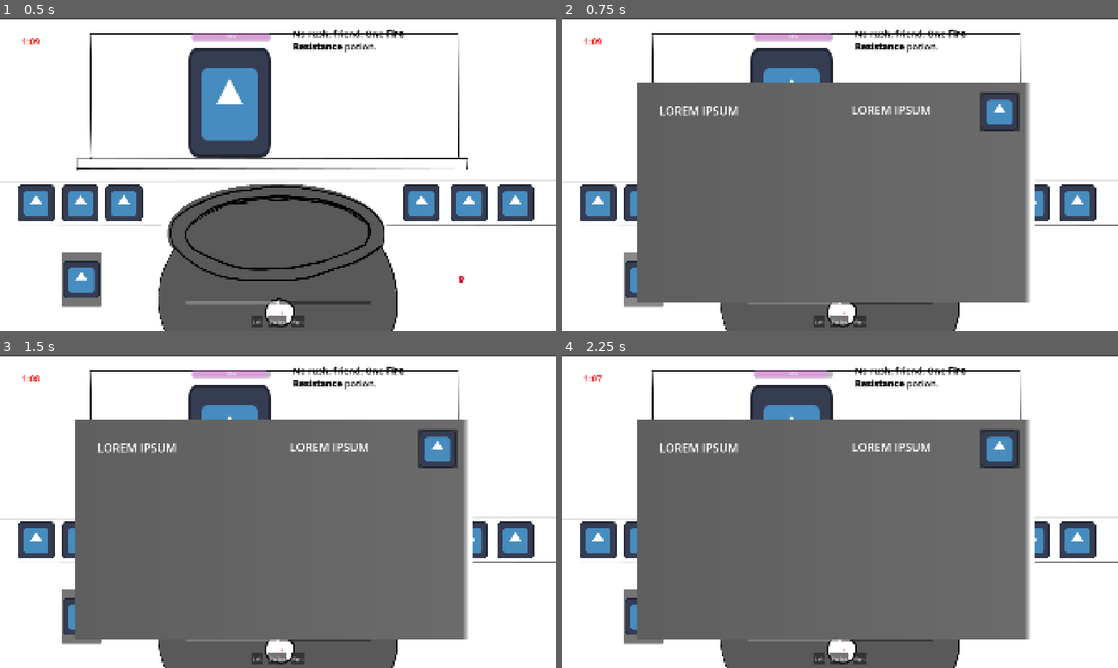
Above: before the commit, frames 1-4 (two rows, left to right).
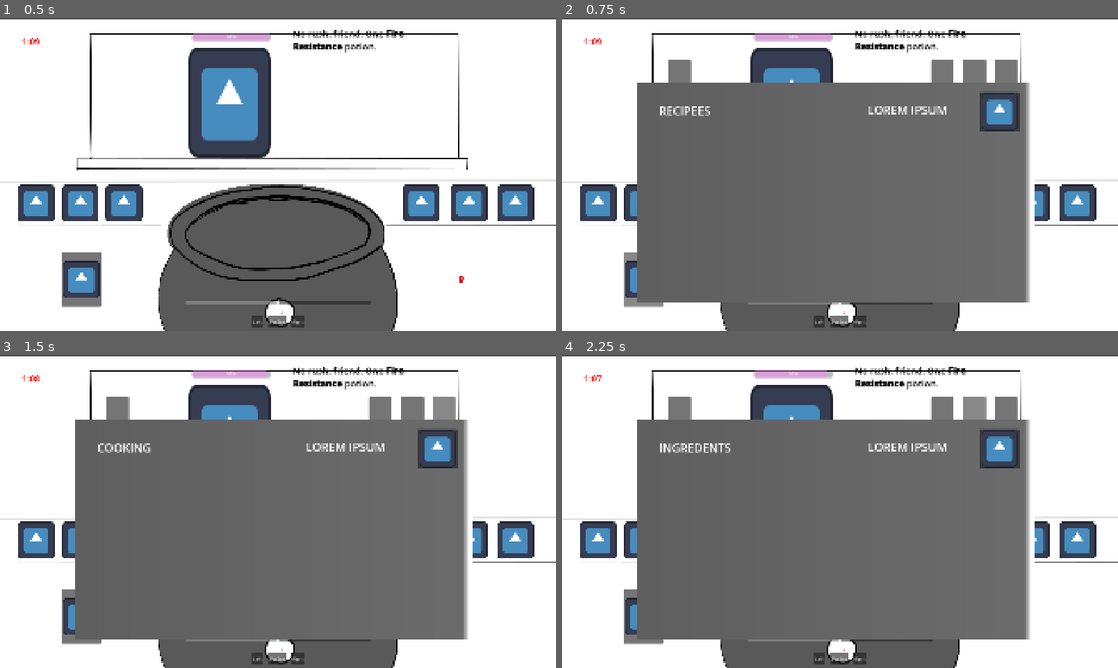
Above: after the commit, the same moments.

Repository: Eko199/Sugaming-Game-Jam-2026
Game: Godot game, scene res://main.tscn
The game is run twice, just before and just after one commit, with the same random seed, the same clock (stepped at 60 frames per second) and the same inputs. The engine's default icon, where the game draws it, is replaced by a stand-in: a white triangle on a blue panel in a dark square.
Inputs (mouse positions are in pixels of both pictures, inside the frame that each line leads up to):
- Up to frame 1 (0.5 s): no input
- Up to frame 2 (0.75 s): click (645, 280) at 0.5 s
- Up to frame 3 (1.5 s): click (444, 414) at 1.27 s
- Up to frame 4 (2.25 s): click (973, 414) at 2.02 s

Frame 1 is identical in both runs. In frame 2, 1.8% of the frame differs, in the area x 18-82%, y 13-32%; in frame 3, 1.8%; in frame 4, 1.8%.

Commit message:
Add bookmarks

Diff:
--- a/ui/almanac.gd
+++ b/ui/almanac.gd
@@ -1,10 +1,27 @@
 extends Control
 
+@onready var tutorial: Control = $Tutorial
+@onready var recipees: Control = $Recipees
+@onready var ingredients: Control = $Ingredients
+@onready var cooking: Control = $Cooking
+
+var current_page: Control
+
 func open() -> void:
+	if current_page:
+		current_page.visible = false
+
+	current_page = recipees
+	current_page.visible = true
 	visible = true
 
 func close() -> void:
 	visible = false
+
+func switch_page(page: Control) -> void:
+	current_page.visible = false
+	current_page = page
+	current_page.visible = true
 
 func _on_almanac_pressed() -> void:
 	open()
@@ -15,3 +32,15 @@
 func _unhandled_input(event: InputEvent) -> void:
 	if event.is_action_pressed("ui_cancel") and visible == true:
 		close()
+
+func _on_cooking_btn_pressed() -> void:
+	switch_page(cooking)
+
+func _on_ingredients_btn_pressed() -> void:
+	switch_page(ingredients)
+
+func _on_recipees_btn_pressed() -> void:
+	switch_page(recipees)
+
+func _on_tutorial_btn_pressed() -> void:
+	switch_page(tutorial)
--- a/ui/almanac_control.tscn
+++ b/ui/almanac_control.tscn
@@ -23,6 +23,34 @@
 script = ExtResource("1_j4527")
 metadata/_edit_group_ = true
 
+[node name="CookingBtn" type="Button" parent="." unique_id=702234793]
+layout_mode = 0
+offset_left = 544.0
+offset_top = -490.0
+offset_right = 622.0
+offset_bottom = -360.0
+
+[node name="IngredientsBtn" type="Button" parent="." unique_id=353100691]
+layout_mode = 0
+offset_left = 435.0
+offset_top = -490.0
+offset_right = 513.0
+offset_bottom = -360.0
+
+[node name="RecipeesBtn" type="Button" parent="." unique_id=974889372]
+layout_mode = 0
+offset_left = 323.0
+offset_top = -490.0
+offset_right = 401.0
+offset_bottom = -360.0
+
+[node name="TutorialBtn" type="Button" parent="." unique_id=1085961713]
+layout_mode = 0
+offset_left = -583.0
+offset_top = -490.0
+offset_right = -505.0
+offset_bottom = -360.0
+
 [node name="TextureRect" type="TextureRect" parent="." unique_id=705706127]
 layout_mode = 0
 offset_left = -695.0
@@ -31,30 +59,111 @@
 offset_bottom = 348.0
 texture = SubResource("GradientTexture2D_p7tx1")
 
-[node name="Label" type="Label" parent="." unique_id=2002414573]
+[node name="Exit" type="Button" parent="TextureRect" unique_id=1318284532]
+layout_mode = 0
+offset_left = 1187.0
+offset_top = 33.0
+offset_right = 1323.0
+offset_bottom = 169.0
+icon = ExtResource("2_ytkxx")
+
+[node name="Tutorial" type="Control" parent="." unique_id=407396862]
+visible = false
+anchors_preset = 0
+offset_right = 40.0
+offset_bottom = 40.0
+
+[node name="Label" type="Label" parent="Tutorial" unique_id=2135312719]
 layout_mode = 0
 offset_left = -616.0
 offset_top = -342.0
-offset_right = -46.0
+offset_right = -79.0
 offset_bottom = 295.0
-text = "LOREM IPSUM"
+text = "TUTORIAL"
 label_settings = SubResource("LabelSettings_ov5wf")
 
-[node name="Label2" type="Label" parent="." unique_id=1662505809]
+[node name="Label2" type="Label" parent="Tutorial" unique_id=407766913]
 layout_mode = 0
-offset_left = 49.0
+offset_left = 105.0
 offset_top = -345.0
 offset_right = 619.0
 offset_bottom = 292.0
 text = "LOREM IPSUM"
 label_settings = SubResource("LabelSettings_ov5wf")
 
-[node name="Exit" type="Button" parent="." unique_id=1318284532]
+[node name="Recipees" type="Control" parent="." unique_id=424544720]
+anchors_preset = 0
+offset_right = 40.0
+offset_bottom = 40.0
+
+[node name="Label" type="Label" parent="Recipees" unique_id=2002414573]
 layout_mode = 0
-offset_left = 492.0
-offset_top = -379.0
-offset_right = 628.0
-offset_bottom = -243.0
-icon = ExtResource("2_ytkxx")
+offset_left = -616.0
+offset_top = -342.0
+offset_right = -79.0
+offset_bottom = 295.0
+text = "RECIPEES"
+label_settings = SubResource("LabelSettings_ov5wf")
 
-[connection signal="pressed" from="Exit" to="." method="_on_exit_pressed"]
+[node name="Label2" type="Label" parent="Recipees" unique_id=1662505809]
+layout_mode = 0
+offset_left = 105.0
+offset_top = -345.0
+offset_right = 619.0
+offset_bottom = 292.0
+text = "LOREM IPSUM"
+label_settings = SubResource("LabelSettings_ov5wf")
+
+[node name="Ingredients" type="Control" parent="." unique_id=1408980002]
+visible = false
+anchors_preset = 0
+offset_right = 40.0
+offset_bottom = 40.0
+
+[node name="Label" type="Label" parent="Ingredients" unique_id=1372315519]
+layout_mode = 0
+offset_left = -616.0
+offset_top = -342.0
+offset_right = -79.0
+offset_bottom = 295.0
+text = "INGREDENTS"
+label_settings = SubResource("LabelSettings_ov5wf")
+
+[node name="Label2" type="Label" parent="Ingredients" unique_id=73934723]
+layout_mode = 0
+offset_left = 105.0
+offset_top = -345.0
+offset_right = 619.0
+offset_bottom = 292.0
+text = "LOREM IPSUM"
+label_settings = SubResource("LabelSettings_ov5wf")
+
+[node name="Cooking" type="Control" parent="." unique_id=1388461027]
+visible = false
+anchors_preset = 0
+offset_right = 40.0
+offset_bottom = 40.0
+
+[node name="Label" type="Label" parent="Cooking" unique_id=1587061550]
+layout_mode = 0
+offset_left = -616.0
+offset_top = -342.0
+offset_right = -79.0
+offset_bottom = 295.0
+text = "COOKING"
+label_settings = SubResource("LabelSettings_ov5wf")
+
+[node name="Label2" type="Label" parent="Cooking" unique_id=556355266]
+layout_mode = 0
+offset_left = 105.0
+offset_top = -345.0
+offset_right = 619.0
+offset_bottom = 292.0
+text = "LOREM IPSUM"
+label_settings = SubResource("LabelSettings_ov5wf")
+
+[connection signal="pressed" from="CookingBtn" to="." method="_on_cooking_btn_pressed"]
+[connection signal="pressed" from="IngredientsBtn" to="." method="_on_ingredients_btn_pressed"]
+[connection signal="pressed" from="RecipeesBtn" to="." method="_on_recipees_btn_pressed"]
+[connection signal="pressed" from="TutorialBtn" to="." method="_on_tutorial_btn_pressed"]
+[connection signal="pressed" from="TextureRect/Exit" to="." method="_on_exit_pressed"]
